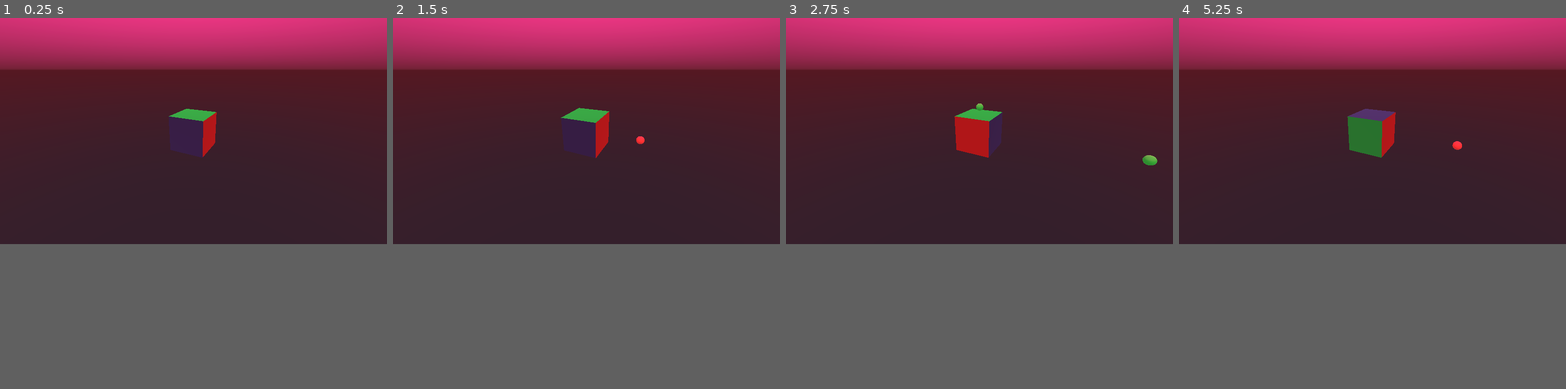
Above: before the commit, frames 1-4 (left to right).
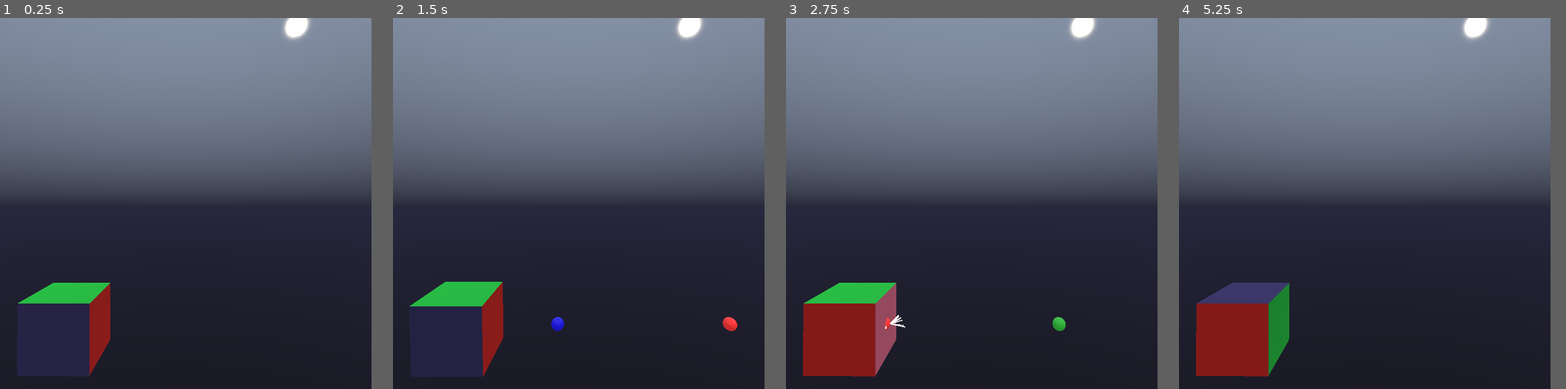
Above: after the commit, the same moments.

Repository: ajweeks/droplet_jam_01
Game: Godot game, scene res://scenes/main_scene.tscn
The game is run twice, just before and just after one commit, with the same random seed, the same clock (stepped at 60 frames per second) and the same inputs.
Inputs:
- Up to frame 1 (0.25 s): no input
- Up to frame 2 (1.5 s): tap Enter at 0.5 s; hold S (rotate_x_neg) 0.53-1.28 s; tap W (rotate_x_pos) at 1.35 s
- Up to frame 3 (2.75 s): hold D (rotate_y_neg) from 2.03 s (still down)
- Up to frame 4 (5.25 s): release D (rotate_y_neg) at 2.78 s; tap A (rotate_y_pos) at 2.85 s; hold E (rotate_z_neg) 3.53-4.28 s; tap R (restart, bound only after the commit) at 4.15 s; tap Q (rotate_z_pos) at 4.35 s; hold S (rotate_x_neg) from 5.03 s (still down)
In our replay, the window is 800x468 before the commit and 768x768 after it. These sizes can differ from the game's own. Grey fills any space a smaller window leaves; there, only what the larger window draws over its background counts as a difference.

The runs differ from the first frame. In frame 1, 66% of the frame differs, in the area x 0-100%, y 0-100%; in frame 2, 54%; in frame 3, 82%; in frame 4, 82%.

Commit message:
Set screen squre, tweak skybox, add snare, add perc text, add reset (R)

Diff:
--- a/project.godot
+++ b/project.godot
@@ -38,6 +38,9 @@
 
 [display]
 
+window/size/width=768
+window/size/height=768
+window/dpi/allow_hidpi=true
 window/vsync/use_vsync=false
 
 [input]
@@ -124,6 +127,11 @@
 "events": [ Object(InputEventKey,"resource_local_to_scene":false,"resource_name":"","device":0,"alt":false,"shift":false,"control":false,"meta":false,"command":false,"pressed":false,"scancode":68,"unicode":0,"echo":false,"script":null)
  ]
 }
+restart={
+"deadzone": 0.5,
+"events": [ Object(InputEventKey,"resource_local_to_scene":false,"resource_name":"","device":0,"alt":false,"shift":false,"control":false,"meta":false,"command":false,"pressed":false,"scancode":82,"unicode":0,"echo":false,"script":null)
+ ]
+}
 
 [layer_names]
 
--- a/scenes/main_scene.tscn
+++ b/scenes/main_scene.tscn
@@ -8,28 +8,32 @@
 [ext_resource path="res://sfx/hi-hat_03.wav" type="AudioStream" id=6]
 [ext_resource path="res://sfx/clap_01.wav" type="AudioStream" id=7]
 [ext_resource path="res://scripts/AudioManager.gd" type="Script" id=8]
+[ext_resource path="res://sfx/snare_01.wav" type="AudioStream" id=9]
 
 [sub_resource type="ProceduralSky" id=1]
-sky_top_color = Color( 0.917647, 0.196078, 0.517647, 1 )
-sky_horizon_color = Color( 0.317647, 0.0862745, 0.141176, 1 )
+sky_top_color = Color( 0.407843, 0.447059, 0.509804, 1 )
+sky_horizon_color = Color( 0.101961, 0.101961, 0.14902, 1 )
 sky_curve = 0.292411
 sky_energy = 2.0
-ground_bottom_color = Color( 0.203922, 0.12549, 0.172549, 1 )
-ground_horizon_color = Color( 0.337255, 0.0941176, 0.133333, 1 )
+ground_bottom_color = Color( 0.101961, 0.0980392, 0.141176, 1 )
+ground_horizon_color = Color( 0.156863, 0.160784, 0.247059, 1 )
 ground_curve = 0.190273
-sun_color = Color( 0.756863, 0.615686, 0.956863, 1 )
+sun_color = Color( 0.898039, 0.807843, 0.666667, 1 )
+sun_latitude = 32.48
+sun_angle_max = 40.71
 sun_curve = 0.00625
 sun_energy = 6.27
 
 [sub_resource type="Environment" id=2]
 background_mode = 2
 background_sky = SubResource( 1 )
+background_sky_orientation = Basis( 0.922383, 0, -0.386276, 0, 1, 0, 0.386276, 0, 0.922383 )
 
 [node name="Root" type="Spatial"]
 script = ExtResource( 1 )
 
 [node name="Camera" type="Camera" parent="."]
-transform = Transform( 0.898242, -0.156378, 0.410739, 0, 0.934559, 0.355809, -0.4395, -0.319602, 0.83946, 1.91855, 1.66126, 3.93444 )
+transform = Transform( 0.999999, 1.8809e-05, 0.00150086, 0, 0.999922, -0.0125311, -0.00150098, 0.0125311, 0.99992, 1.83666, 1.83959, 4.1867 )
 
 [node name="WorldEnvironment" type="WorldEnvironment" parent="."]
 environment = SubResource( 2 )
@@ -46,22 +50,22 @@
 }
 
 [node name="MarginContainer" type="MarginContainer" parent="GUI"]
-margin_right = 1024.0
-margin_bottom = 654.0
+margin_right = 768.0
+margin_bottom = 768.0
 
 [node name="VBoxContainer" type="VBoxContainer" parent="GUI/MarginContainer"]
-margin_right = 1024.0
-margin_bottom = 654.0
+margin_right = 768.0
+margin_bottom = 768.0
 
 [node name="MarginContainer" type="MarginContainer" parent="GUI/MarginContainer/VBoxContainer"]
-margin_right = 1024.0
-margin_bottom = 550.0
-rect_min_size = Vector2( 0, 550 )
+margin_right = 768.0
+margin_bottom = 20.0
+rect_min_size = Vector2( 0, 20 )
 
 [node name="HBoxContainer" type="HBoxContainer" parent="GUI/MarginContainer/VBoxContainer"]
-margin_top = 554.0
-margin_right = 1024.0
-margin_bottom = 654.0
+margin_top = 24.0
+margin_right = 768.0
+margin_bottom = 124.0
 rect_min_size = Vector2( 300, 100 )
 
 [node name="MarginContainer3" type="MarginContainer" parent="GUI/MarginContainer/VBoxContainer/HBoxContainer"]
@@ -69,18 +73,41 @@
 margin_bottom = 100.0
 rect_min_size = Vector2( 20, 0 )
 
-[node name="MarginContainer2" type="MarginContainer" parent="GUI/MarginContainer/VBoxContainer/HBoxContainer"]
+[node name="VBoxContainer" type="VBoxContainer" parent="GUI/MarginContainer/VBoxContainer/HBoxContainer"]
 margin_left = 24.0
-margin_right = 94.0
+margin_right = 144.0
 margin_bottom = 100.0
+
+[node name="MarginContainer4" type="MarginContainer" parent="GUI/MarginContainer/VBoxContainer/HBoxContainer/VBoxContainer"]
+margin_right = 120.0
+margin_bottom = 30.0
+rect_min_size = Vector2( 120, 30 )
+
+[node name="percentage_value" type="RichTextLabel" parent="GUI/MarginContainer/VBoxContainer/HBoxContainer/VBoxContainer/MarginContainer4"]
+margin_right = 120.0
+margin_bottom = 30.0
+rect_min_size = Vector2( 120, 30 )
+rect_pivot_offset = Vector2( 35, 15 )
+theme = ExtResource( 2 )
+text = "100.00%"
+scroll_active = false
+__meta__ = {
+"_edit_use_anchors_": false
+}
+
+[node name="MarginContainer2" type="MarginContainer" parent="GUI/MarginContainer/VBoxContainer/HBoxContainer/VBoxContainer"]
+margin_top = 34.0
+margin_right = 120.0
+margin_bottom = 64.0
 rect_min_size = Vector2( 70, 30 )
 
-[node name="combo_value" type="RichTextLabel" parent="GUI/MarginContainer/VBoxContainer/HBoxContainer/MarginContainer2"]
-margin_right = 70.0
-margin_bottom = 100.0
+[node name="combo_value" type="RichTextLabel" parent="GUI/MarginContainer/VBoxContainer/HBoxContainer/VBoxContainer/MarginContainer2"]
+margin_right = 120.0
+margin_bottom = 30.0
 rect_min_size = Vector2( 70, 30 )
 rect_pivot_offset = Vector2( 35, 15 )
 theme = ExtResource( 2 )
+text = "10x"
 scroll_active = false
 __meta__ = {
 "_edit_use_anchors_": false
@@ -103,3 +130,6 @@
 
 [node name="clap" type="AudioStreamPlayer" parent="Audio"]
 stream = ExtResource( 7 )
+
+[node name="snare" type="AudioStreamPlayer" parent="Audio"]
+stream = ExtResource( 9 )
--- a/scripts/AudioManager.gd
+++ b/scripts/AudioManager.gd
@@ -7,6 +7,7 @@
 onready var hihat = $hihat as AudioStreamPlayer
 onready var rewind = $rewind as AudioStreamPlayer
 onready var clap = $clap as AudioStreamPlayer
+onready var snare = $snare as AudioStreamPlayer
 
 func internal_play(sound: AudioStreamPlayer):
 	sound.play()
@@ -18,4 +19,5 @@
 		"hihat": internal_play(hihat);
 		"rewind": internal_play(rewind);
 		"clap": internal_play(clap);
+		"snare": internal_play(snare);
 		_: printerr("invalid sound: " + sound)
--- a/scripts/cube.gd
+++ b/scripts/cube.gd
@@ -18,7 +18,7 @@
 func _ready():
 	face_timers.resize(6)
 	face_misses.resize(6)
-	for i in range(6):
+	for i in range(face_timers.size()):
 		face_timers[i] = -1.0
 		face_misses[i] = false
 
@@ -39,7 +39,7 @@
 		if not rotations_queue.empty():
 			target_rot = rotations_queue.pop_front() * transform.basis.get_rotation_quat();
 
-	for i in range(6):
+	for i in range(face_timers.size()):
 		var mesh := get_child(i) as CSGMesh
 		var mat := mesh.material_override as SpatialMaterial
 		if face_timers[i] != -1.0:
@@ -52,7 +52,6 @@
 			if face_timers[i] <= 0.0:
 				face_timers[i] = -1.0
 				mat.emission_energy = 0.0;
-
 
 func _input(event):
 	if event.is_action_pressed("rotate_x_pos"):
@@ -67,6 +66,17 @@
 		rotate(Vector3.FORWARD, -1.0);
 	if event.is_action_pressed("rotate_z_neg"):
 		rotate(Vector3.FORWARD, 1.0);
+
+func reset():
+	transform = Transform.IDENTITY
+	target_rot = Quat.IDENTITY
+
+	for i in range(face_timers.size()):
+		face_timers[i] = -1.0
+		face_misses[i] = false
+		var mesh := get_child(i) as CSGMesh
+		var mat := mesh.material_override as SpatialMaterial
+		mat.emission_energy = 0.0;
 
 func at_zero():
 	var axis_rotations : Vector3 = transform.basis.get_euler()
--- a/scripts/main_game.gd
+++ b/scripts/main_game.gd
@@ -4,7 +4,8 @@
 
 onready var cube = load("res://scenes/cube.tscn")
 onready var projectile_scene = load("res://scenes/projectile.tscn")
-onready var combo_value_text_box := $GUI/MarginContainer/VBoxContainer/HBoxContainer/MarginContainer2/combo_value as RichTextLabel
+onready var combo_value_text_box := $GUI/MarginContainer/VBoxContainer/HBoxContainer/VBoxContainer/MarginContainer2/combo_value as RichTextLabel
+onready var percentage_value_text_box := $GUI/MarginContainer/VBoxContainer/HBoxContainer/VBoxContainer/MarginContainer4/percentage_value as RichTextLabel
 onready var hit_scale_curve := load("res://misc/hit_scale_curve.tres") as Curve
 onready var audio_manager := $Audio as AudioManager
 onready var particles_scene := load("res://scenes/particles.tscn")
@@ -27,6 +28,10 @@
 var elapsed_time_in_song := 0.0
 
 var combo := 0
+var highest_combo := 0
+var hit_count := 0
+var note_count := 0
+
 var time_since_hit := 0.0
 var time_scale = 4.0
 
@@ -34,9 +39,9 @@
 
 func _ready():
 	songs.append([])
-	songs[0].append(120) # BPM
-	songs[0].append("x...y...x...y...x...y.x.x.y.x...y.x.x.y.y...x..yy.xx.xy.")
-	songs[0].append("r...g...g...g...r...r.g.r.g.r...g.g.g.r.g...r..rr.gg.rg.")
+	songs[0].append(110) # BPM
+	songs[0].append("x...x...x...x...x...y.x.x.y.x...y.x.x.y.y...x..yy.xx.xy.")
+	songs[0].append("b...r...g...r...b...r.g.r.g.r...g.g.g.r.g...r..rr.gg.rg.")
 
 	resize_particle_pool(6)
 
@@ -51,6 +56,9 @@
 	spawn_dirs.append(-Vector3.UP)
 	spawn_dirs.append(Vector3.FORWARD)
 	spawn_dirs.append(-Vector3.FORWARD)
+
+	update_combo_text()
+	update_percentage_text()
 
 func _process(delta):
 	elapsed_time_in_song += delta
@@ -86,6 +94,30 @@
 			projectiles[i].transform.origin = Vector3(9999,9999,9999)
 			projectiles_used[i] = false
 
+func _input(event):
+	if event.is_action_pressed("restart"):
+		restart()
+
+func restart():
+	combo = 0
+	beat_index = 0
+	time_since_hit = 0.0
+	elapsed_time_in_song = 0.0
+	hit_count = 0
+	note_count = 0
+	for i in range(projectiles.size()):
+		projectiles[i].transform.origin = Vector3(9999,9999,9999)
+		projectiles_used[i] = false
+	cube_inst.reset()
+	update_combo_text()
+	update_percentage_text()
+
+func update_combo_text():
+	combo_value_text_box.text = str(combo) + 'x'
+
+func update_percentage_text():
+	var val = (hit_count / float(note_count)) if note_count > 0 else 1.0
+	percentage_value_text_box.text = ("%.2f" % (val*100)) + '%'
 
 func resize_particle_pool(new_size: int):
 	print("Resizing particles pool to " + str(new_size))
@@ -160,12 +192,17 @@
 	var up = fwd.cross(Vector3(0.5, 0.5, 0.5)).normalized()
 	p.transform = t.looking_at(fwd, up)
 
+	note_count += 1
+
 	if correct:
 		combo += 1
-		audio_manager.play("bass")
+		hit_count += 1
+		highest_combo = max(highest_combo, combo)
+		audio_manager.play("hihat" if axis == 0 else "snare" if axis == 1 else "bass")
 	else:
 		combo = 0
 		audio_manager.play("scratch")
 
-	combo_value_text_box.text = str(combo) + 'x'
+	update_combo_text()
+	update_percentage_text()
 	time_since_hit = 0.0
Binary file added: 2020-03-08_19-14_01.jpg
Not shown, added: 2020-03-08_19-14_01.jpg.import
Not shown: 1 places in scenes/main_scene.tscn that only renumber resources
Binary file added: screenshots/2020-03-08_19-14_01.jpg
Not shown, added: screenshots/2020-03-08_19-14_01.jpg.import
Binary file added: screenshots/2020-03-08_19-14_02.jpg
Not shown, added: screenshots/2020-03-08_19-14_02.jpg.import
Binary file added: screenshots/2020-03-08_19-20_01.jpg
Not shown, added: screenshots/2020-03-08_19-20_01.jpg.import
